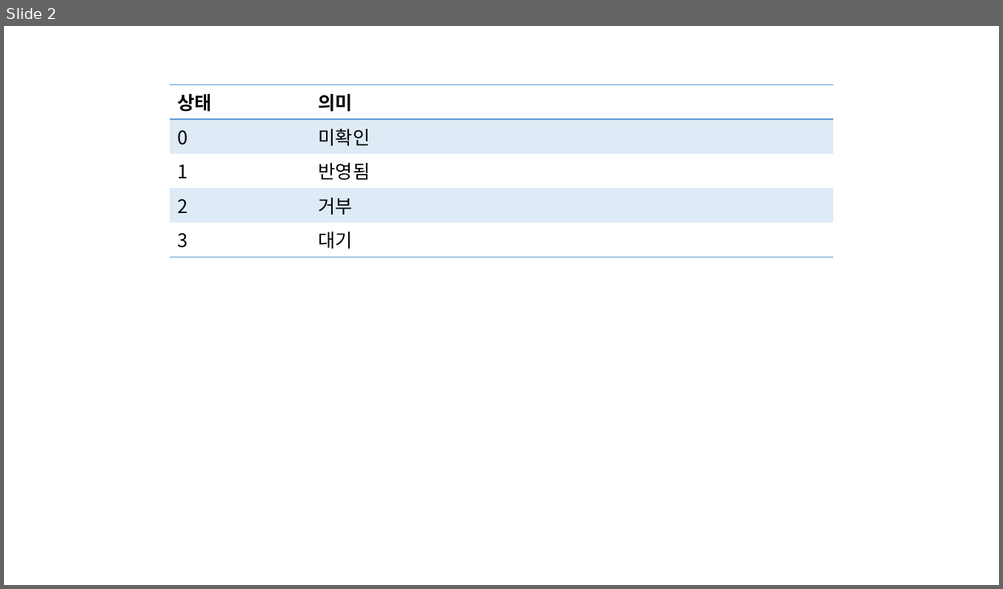
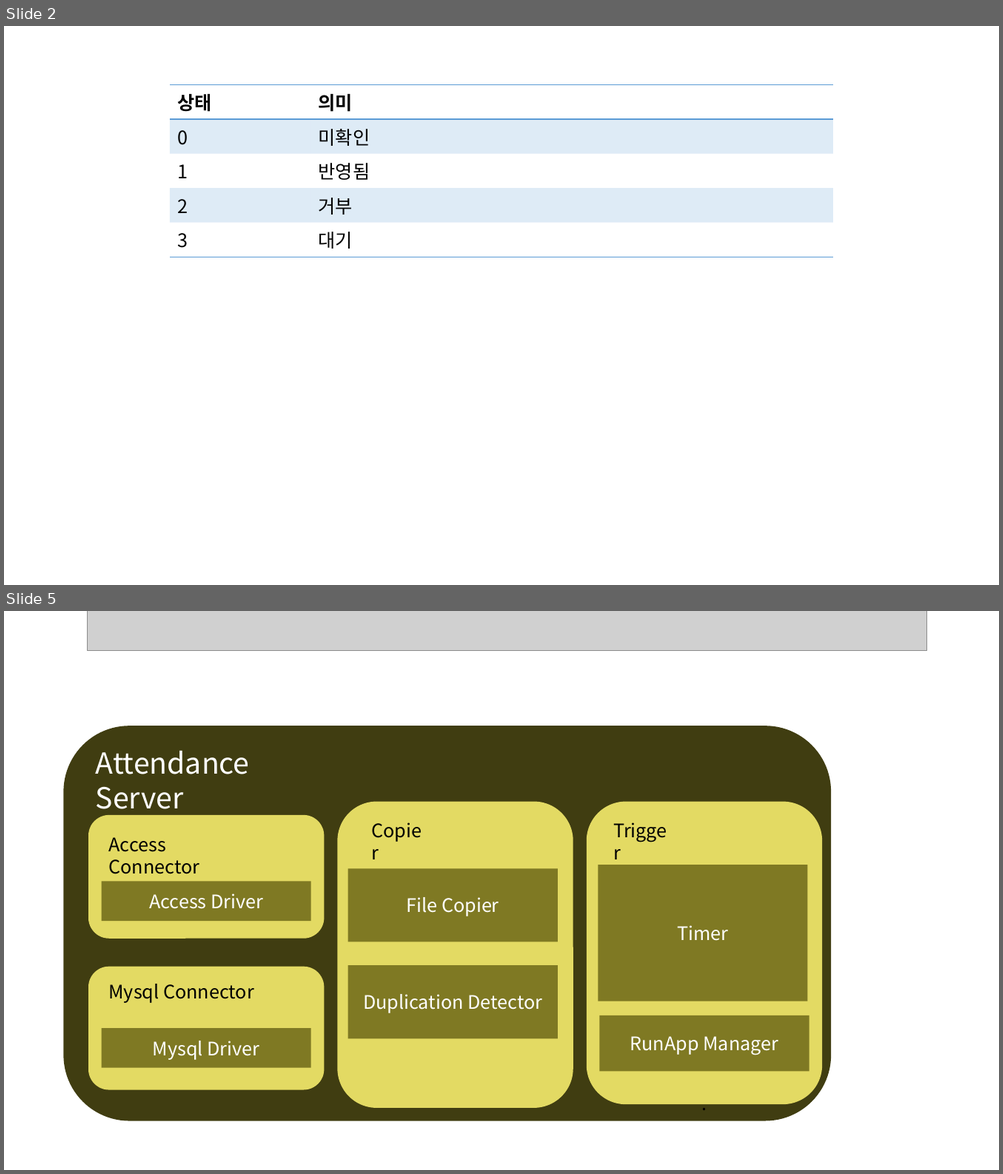
Before and after one commit to Jeonilju/RenewSecsm, a slide deck: 문서/프레젠테이션1.pptx. Shown one above the other, each under a label of ours: slide 2 before the commit, slides 2 and 5 after it; the slides between them are not shown. The pictures are 1003x589 and 1003x1174 pixels, drawn with LibreOffice and Linux fonts; fonts in the diff are those of the drawing; grey boxes stand for pictures. Boxes give left, top, right and bottom in pixels: in the first picture for what was removed or moved away, otherwise in the second. Text is boxed around its words. In the diff, an @@ line names an element or a change of style, - is before the commit and + after.

```diff
--- a/문서/프레젠테이션1.pptx
+++ b/문서/프레젠테이션1.pptx
@@ slide 5 added at (x1=4, y1=611, x2=999, y2=1170), background #FFFFFF @@
@@ picture added at (x1=88, y1=611, x2=927, y2=649) @@
@@ rounded rectangle added at (x1=64, y1=726, x2=831, y2=1122), fill #403D11 @@
@@ text added at (x1=96, y1=750, x2=250, y2=817), 28 pt, text #FFFFFF @@
+Attendance Server
@@ rounded rectangle added at (x1=338, y1=802, x2=573, y2=1109), fill #E3DA63 @@
@@ rounded rectangle added at (x1=586, y1=802, x2=822, y2=1105), fill #E3DA63 @@
@@ rounded rectangle added at (x1=88, y1=815, x2=324, y2=940), fill #E3DA63 @@
@@ text added at (x1=364, y1=815, x2=435, y2=846), 18 pt, text #000000 @@
+Copier
@@ text added at (x1=606, y1=815, x2=680, y2=846), 18 pt, text #000000 @@
+Trigger
@@ text added at (x1=109, y1=837, x2=200, y2=874), 18 pt, text #000000 @@
+Access Connector
@@ rectangle added at (x1=348, y1=869, x2=558, y2=942), fill #7F7923, 18 pt, text #FFFFFF @@
+File Copier
@@ rectangle added at (x1=598, y1=865, x2=808, y2=1001), fill #7F7923, 18 pt, text #FFFFFF @@
+Timer
@@ rectangle added at (x1=102, y1=882, x2=311, y2=921), fill #7F7923, 18 pt, text #FFFFFF @@
+Access Driver
@@ rectangle added at (x1=348, y1=965, x2=558, y2=1039), fill #7F7923, 18 pt, text #FFFFFF @@
+Duplication Detector
@@ rounded rectangle added at (x1=88, y1=967, x2=324, y2=1091), fill #E3DA63 @@
@@ text added at (x1=109, y1=984, x2=254, y2=1003), 18 pt, text #000000 @@
+Mysql Connector
@@ rectangle added at (x1=102, y1=1029, x2=311, y2=1068), fill #7F7923, 18 pt, text #FFFFFF @@
+Mysql Driver
@@ rectangle added at (x1=600, y1=1015, x2=809, y2=1071), fill #7F7923, 18 pt, text #FFFFFF @@
+RunApp Manager
@@ text added at (x1=695, y1=1044, x2=714, y2=1119), 18 pt, text #000000 @@
+.
+.
+.
```
Also in this commit, not shown: 1 slide changed, 1 other slide added, 6 other files.
